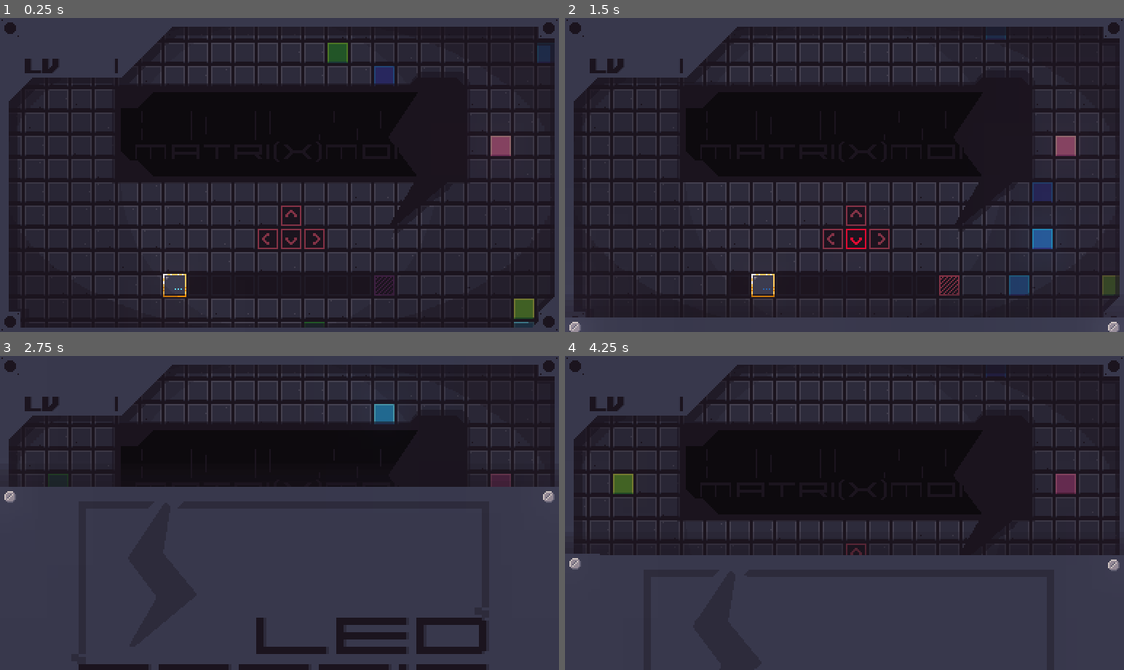
Above: before the commit, frames 1-4 (two rows, left to right).
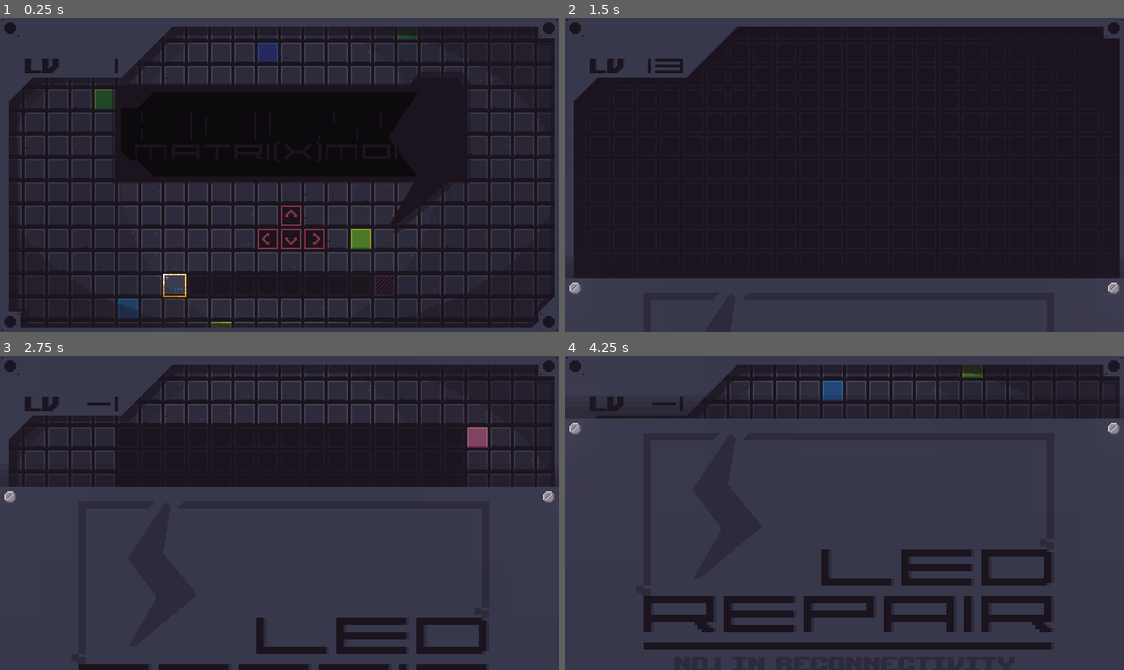
Above: after the commit, the same moments.

Repository: onsclom/GMTK2021
Game: Godot game, scene res://Main.tscn
Same seed, same stepped clock (60 frames per second), same inputs: the game is played once before the commit and once after it.
Inputs:
- Up to frame 1 (0.25 s): no input
- Up to frame 2 (1.5 s): hold Right (ui_right) 0.53-1.28 s; tap C (c) at 0.6 s; tap R (r) at 0.8, 1.35 s; hold Down (ui_down) from 1.28 s (still down)
- Up to frame 3 (2.75 s): tap V (v) at 1.55, 2.1 s; release Down (ui_down) at 2.03 s; hold Right (ui_right) from 2.03 s (still down); tap C (c) at 2.3 s
- Up to frame 4 (4.25 s): release Right (ui_right) at 2.78 s; hold Up (ui_up) 2.78-3.53 s; tap C (c) at 2.85 s; tap R (r) at 3.05, 3.6 s; hold Left (ui_left) from 3.53 s (still down); tap V (v) at 3.8 s

The runs differ from the first frame. In frame 1, 2.1% of the frame differs, in the area x 16-99%, y 5-99%; in frame 2, 35%; in frame 3, 1.4%; in frame 4, 40%, in the area x 0-100%, y 4-94%.

Commit message:
Super update

Diff:
--- a/Game.gd
+++ b/Game.gd
@@ -21,9 +21,15 @@
 var WALL=EMPTY;
 
 var blocks = []
+var dir_held_counts = [0,0,0,0]
+
+var initial_hold = .4
+var additional_hold = .15
 
 #list of locations of where player is
 var player_part_object = preload("res://PlayerPart.gd")
+
+var main_players = []
 var player_parts = []
 
 var goal_count = 0
@@ -54,13 +60,14 @@
 		$Level1.visible=true
 	elif Singleton.level_num == 2:
 		$Level2.visible=true
-
+	elif Singleton.level_num == Singleton.levels.size():
+		$LastLevel.visible = true
 
 	var level_1_line = level_text.replace("\n","")
 	level_1_line = level_1_line.replace("\r\n","")
 	level_1_line = level_1_line.replace("\r","")
 
-	Singleton.rng.set_seed(int(level_1_line)*96.125)
+	Singleton.rng.set_seed(hash(level_1_line))
 
 	for y in range(height):
 		level.push_back([])
@@ -82,10 +89,13 @@
 					var new_player = player_tscn.instance()
 					add_child(new_player)
 					new_player.position = Vector2(x*square_size+square_size/2, y*square_size+square_size/2)
-					player_parts.push_back( player_part_object.new(Vector2(x,y), new_player) )
+					#player_parts.push_back( player_part_object.new(Vector2(x,y), new_player) )
+					main_players.push_back( new_player )
+					new_player.grid_position = Vector2(x,y)
 				BODY:
 					var new_body = body_tscn.instance()
 					new_body.position = Vector2(x*square_size+square_size/2, y*square_size+square_size/2)
+					new_body.grid_position = Vector2(x, y)
 					add_child(new_body)
 					level[y][x].node = new_body
 				FINISH:
@@ -108,6 +118,32 @@
 	elif Input.is_action_just_pressed("ui_down"):
 		attempt_move(0,1)
 
+
+	if Input.is_action_pressed("ui_left"):
+		dir_held_counts[0]+=delta
+	elif Input.is_action_pressed("ui_right"):
+		dir_held_counts[1]+=delta
+	elif Input.is_action_pressed("ui_up"):
+		dir_held_counts[2]+=delta
+	elif Input.is_action_pressed("ui_down"):
+		dir_held_counts[3]+=delta
+
+	for x in range(4):
+		if dir_held_counts[x] > initial_hold:
+			if dir_held_counts[x] >= initial_hold+additional_hold:
+				dir_held_counts[x] -= additional_hold
+				var dirs = [Vector2(-1,0),Vector2(1,0),Vector2(0,-1),Vector2(0,1)]
+				attempt_move(dirs[x].x,dirs[x].y)
+
+	if Input.is_action_just_released("ui_left"):
+		dir_held_counts[0]=0
+	if Input.is_action_just_released("ui_right"):
+		dir_held_counts[1]=0
+	if Input.is_action_just_released("ui_up"):
+		dir_held_counts[2]=0
+	if Input.is_action_just_released("ui_down"):
+		dir_held_counts[3]=0
+
 	if Input.is_action_just_pressed("c"):
 		OS.set_clipboard(level_text)
 	if Input.is_action_just_pressed("v"):
@@ -118,6 +154,7 @@
 		yield(Transition, "garage_up")
 		get_tree().reload_current_scene()
 	if Input.is_action_just_pressed("r"):
+		Transition.is_retry = true
 		Transition.garage_up()
 		yield(Transition, "garage_up")
 		get_tree().reload_current_scene()
@@ -126,71 +163,81 @@
 	if won:
 		return
 	#must check that every body part not blocked to move to new spot
-	var safe_move=true
-
-	for part in player_parts:
-		#make sure inside bounds of screen
-		var new_x = part.position.x+x
-		var new_y = part.position.y+y
-
-		#no ground = not safe
-		if level[new_y][new_x].is_ground == false:
-			safe_move = false
-
-	if safe_move:
-		var goals_covered = 0
-		var new_body_parts=[]
-		#go through all player parts and update them
-		for part in player_parts:
-			var new_x = part.position.x+x
-			var new_y = part.position.y+y
-
-			part.position = Vector2(new_x, new_y)
-			part.node.set_target( grid_to_world(part.position) )
-
-			if level[new_y][new_x].tile_type == FINISH:
-				goals_covered += 1
-
-			#readd original
-			new_body_parts.push_back( player_part_object.new(Vector2(new_x,new_y), part.node) )
-
-			#Check if one of 4 neighbors is a bodypart
-			for neighbor in [Vector2(-1,0), Vector2(1,0), Vector2(0,1), Vector2(0,-1)]:
-				var check_x = new_x+neighbor.x
-				var check_y = new_y+neighbor.y
-				if level[check_y][check_x].tile_type == BODY:
-					level[check_y][check_x].tile_type = EMPTY
-					print("JOINED")
-					$Attach.play()
-
-					#create spark inbetween two spots
-					var new_explosion = explosion_tscn.instance()
-					add_child(new_explosion)
-					new_explosion.position = grid_to_world( Vector2(new_x+neighbor.x/2, new_y+neighbor.y/2) )
-					$Camera2D.add_trauma(1.0)
-					$Camera2D/UI.animation = "activate"
-
-					#add new
-					new_body_parts.push_back( player_part_object.new(Vector2(check_x,check_y),
-						level[check_y][check_x].node) )
-					level[check_y][check_x].node.activate(neighbor)
-		player_parts = new_body_parts
-
-		$Move.play()
-		if goals_covered == goal_count:
-			do_win()
-	else:
-		$BadMove.play()
-		print("not a safe move!")
-		$Camera2D.add_trauma(1.0)
+
+	var goals_covered = 0
+	for main_player in main_players:
+		var safe_move=true
+		for part in main_player.body_parts:
+			#make sure inside bounds of screen
+			var new_x = part.grid_position.x+x
+			var new_y = part.grid_position.y+y
+
+			#no ground = not safe
+			if level[new_y][new_x].is_ground == false:
+				safe_move = false
+
+		if safe_move:
+
+			#go through all player parts and update them
+			var new_body_parts=[]
+			for part in main_player.body_parts:
+
+				var new_x = part.grid_position.x+x
+				var new_y = part.grid_position.y+y
+
+				part.grid_position = Vector2(new_x, new_y)
+				part.set_target( grid_to_world(part.grid_position) )
+
+				if level[new_y][new_x].tile_type == FINISH:
+					goals_covered += 1
+
+				#readd original
+				#new_body_parts.push_back( player_part_object.new(Vector2(new_x,new_y), part.node) )
+
+				#Check if one of 4 neighbors is a bodypart
+				for neighbor in [Vector2(-1,0), Vector2(1,0), Vector2(0,1), Vector2(0,-1)]:
+					var check_x = new_x+neighbor.x
+					var check_y = new_y+neighbor.y
+					if level[check_y][check_x].tile_type == BODY:
+						level[check_y][check_x].tile_type = EMPTY
+						print("JOINED")
+						$Attach.play()
+
+						#create spark inbetween two spots
+						var new_explosion = explosion_tscn.instance()
+						add_child(new_explosion)
+						new_explosion.position = grid_to_world( Vector2(new_x+neighbor.x/2, new_y+neighbor.y/2) )
+						$Camera2D.add_trauma(1.0)
+						$Camera2D/UI.animation = "activate"
+
+						#add new
+						new_body_parts.push_back( level[check_y][check_x].node )
+						level[check_y][check_x].node.activate(neighbor)
+
+			for new_part in new_body_parts:
+				main_player.body_parts.push_back(new_part)
+			$Move.play()
+
+
+		else:
+			for part in main_player.body_parts:
+				if level[part.grid_position.y][part.grid_position.x].tile_type == FINISH:
+					goals_covered += 1
+			$BadMove.play()
+			$Camera2D.add_trauma(1.0)
+	if goals_covered == goal_count:
+		do_win()
 
 func do_win():
+	$Camera2D.add_trauma(1.0)
+	$Camera2D/UI.animation = "activate"
 	won = true
 	$Win.play()
 	print("YAY WIN")
 
 	if Singleton.level_num == 1:
 		$Level1/Sign.playing = true
+		Song.play()
 		yield(get_tree().create_timer(3.0), "timeout")
 
 	if Singleton.level_num != -1:
@@ -199,6 +246,10 @@
 			print("LEVEL CHANGE BABY")
 			Singleton.level = Singleton.levels[Singleton.level_num-1]
 
+	if Singleton.level_num == Singleton.levels.size()+1:
+		$LastLevel/AnimatedSprite.animation="activated"
+		return
+
 	Transition.garage_up()
 	yield(Transition, "garage_up")
 
--- a/Main.tscn
+++ b/Main.tscn
@@ -91,6 +91,8 @@
 [ext_resource path="res://tiles/ui/help/retry/retry26.png" type="Texture" id=89]
 [ext_resource path="res://tiles/ui/help/retry/retry27.png" type="Texture" id=90]
 [ext_resource path="res://signshadow.png" type="Texture" id=91]
+[ext_resource path="res://FinalSign/endsign2.png" type="Texture" id=92]
+[ext_resource path="res://FinalSign/endsign1.png" type="Texture" id=93]
 
 [sub_resource type="SpriteFrames" id=2]
 animations = [ {
@@ -124,6 +126,19 @@
 "loop": true,
 "name": "default",
 "speed": 15.0
+} ]
+
+[sub_resource type="SpriteFrames" id=5]
+animations = [ {
+"frames": [ ExtResource( 93 ) ],
+"loop": true,
+"name": "default",
+"speed": 5.0
+}, {
+"frames": [ ExtResource( 92 ) ],
+"loop": true,
+"name": "activated",
+"speed": 5.0
 } ]
 
 [sub_resource type="Environment" id=1]
@@ -280,8 +295,16 @@
 [node name="AnimatedSprite" type="AnimatedSprite" parent="Game/Level2"]
 position = Vector2( 248, 80 )
 frames = SubResource( 4 )
-frame = 29
+frame = 26
 playing = true
+
+[node name="LastLevel" type="Node2D" parent="Game"]
+visible = false
+
+[node name="AnimatedSprite" type="AnimatedSprite" parent="Game/LastLevel"]
+position = Vector2( 192, 79 )
+z_index = 4
+frames = SubResource( 5 )
 
 [node name="TileBackground" type="Sprite" parent="."]
 position = Vector2( 192, 108 )
--- a/Moveable.gd
+++ b/Moveable.gd
@@ -1,4 +1,8 @@
 extends Node2D
+
+var grid_position
+var body_parts = [self]
+var main_body_part
 
 var prev_position
 var new_target
--- a/Player.tscn
+++ b/Player.tscn
@@ -24,5 +24,4 @@
 
 [node name="AnimatedSprite" type="AnimatedSprite" parent="."]
 frames = SubResource( 1 )
-frame = 2
 playing = true
--- a/Singleton.gd
+++ b/Singleton.gd
@@ -76,6 +76,50 @@
 000000000031111100000000
 000000000000111300000000
 000000000000000000000000
+000000000000000000000000""",
+"""000000000000000000000000
+000000000000000000000000
+000000000000000000000000
+000000000000000000000000
+000000000000000000000000
+000002111111111100000000
+000000000000000100000000
+000002111111110100000000
+000000000000100100000000
+000000000000100100000000
+000000000000100100000000
+000000000000400400000000
+000000000000000000000000
+000000000000000000000000
+000000000000000000000000""",
+"""000000000000000000000000
+000000000000000000000000
+000000000000000000000000
+000001111311111140000000
+000001211111111440000000
+000001111131311140000000
+000000000000000000000000
+000000000000000000000000
+000000000000000000000000
+000001111113114440000000
+000001211111111110000000
+000001111113111110000000
+000000000000000000000000
+000000000000000000000000
+000000000000000000000000""",
+"""000000000000000000000000
+000000000000000000000000
+000000000000000000000000
+000000000000000000000000
+000000000000000000000000
+000000000000000000000000
+000000000000000000000000
+000000000000000000000000
+000000000000000000000000
+000000000000000000000000
+000000000000000000000000
+000000021111111140000000
+000000000000000000000000
 000000000000000000000000"""
 ]
 
--- /dev/null
+++ b/Song.tscn
@@ -0,0 +1,6 @@
+[gd_scene load_steps=2 format=2]
+
+[ext_resource path="res://audio/20210612-Gav-GameJamSong.wav" type="AudioStream" id=1]
+
+[node name="Song" type="AudioStreamPlayer"]
+stream = ExtResource( 1 )
--- a/Transition.gd
+++ b/Transition.gd
@@ -1,6 +1,8 @@
 extends Sprite
 var bottom = Vector2(192,326+16)
 var middle = Vector2(192, 108)
+
+var is_retry = false
 # Called when the node enters the scene tree for the first time.
 
 signal garage_up
@@ -8,6 +10,8 @@
 
 var going_up = false
 var total_time = 1.0
+var og_speed = 1.0
+var retry_speed = 0.5
 var time_since = total_time
 
 func _ready():
@@ -35,6 +39,12 @@
 		position = (time_since/total_time)*bottom+(1.0-(time_since/total_time))*middle
 
 func garage_up():
+	if is_retry:
+		is_retry = false
+		total_time = retry_speed
+	else:
+		total_time = og_speed
+
 	time_since = 0
 	going_up = true
 
--- a/project.godot
+++ b/project.godot
@@ -28,6 +28,7 @@
 
 Singleton="*res://Singleton.gd"
 Transition="*res://Transition.tscn"
+Song="*res://Song.tscn"
 
 [display]
 
Binary file added: FinalSign/endsign1.png
Not shown, added: FinalSign/endsign1.png.import
Binary file added: FinalSign/endsign2.png
Not shown, added: FinalSign/endsign2.png.import
Not shown: 1 places in Main.tscn that only renumber resources
Not shown, added: audio/20210612-Gav-GameJamSong.wav.import
Binary file added: endsign1.png
Not shown, added: endsign1.png.import
Not shown, added: audio/20210612-Gav-GameJamSong.wav
Not shown, changed: index.html
Not shown, changed: index.js
Not shown, changed: index.pck
(and 1 more such lines)
